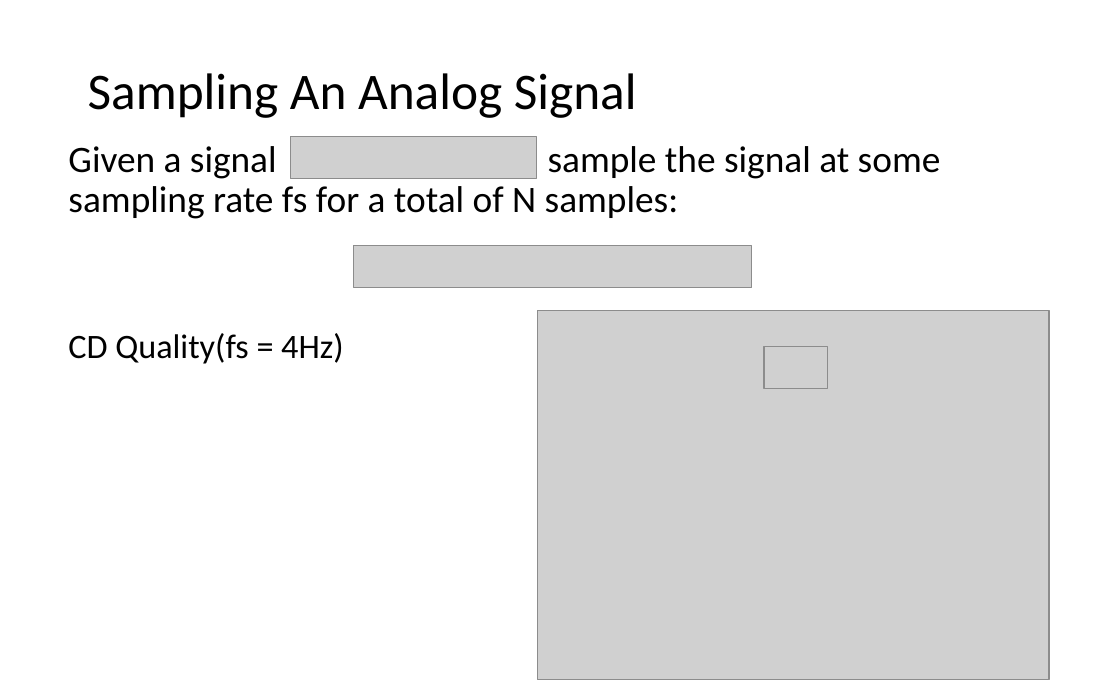
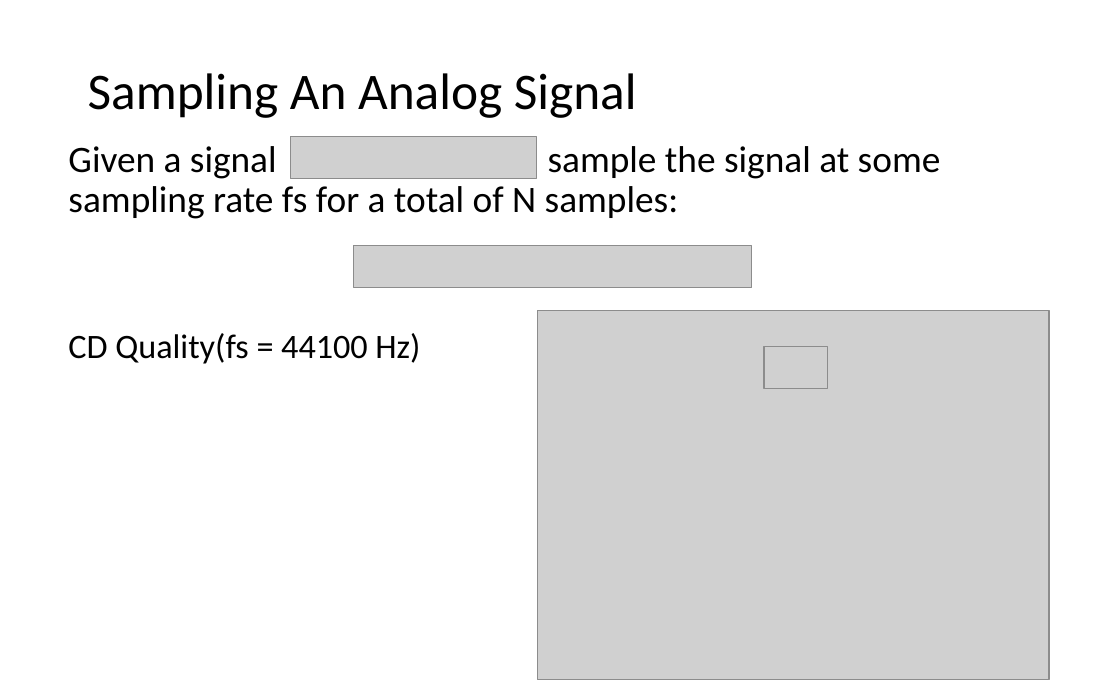
Before and after one commit to LongBaoNguyen/longbaonguyen.github.io, a slide deck: slide 18 of courses/apcsp/lect17.pptx. Drawn at 1120x700 pixels with LibreOffice and Linux fonts; fonts in the diff are those of the drawing; grey boxes stand for pictures; background and template pictures are left out. Boxes give left, top, right and bottom in pixels: in the first picture for what was removed or moved away, otherwise in the second. Text is boxed around its words. In the diff, an @@ line names an element or a change of style, - is before the commit and + after.

```diff
--- a/courses/apcsp/lect17.pptx
+++ b/courses/apcsp/lect17.pptx
@@ text at (x1=68, y1=333, x2=420, y2=364): text changed @@
-CD Quality(fs = 4Hz)
+CD Quality(fs = 44100 Hz)
```
Also in this commit, not shown: 5 other files.
